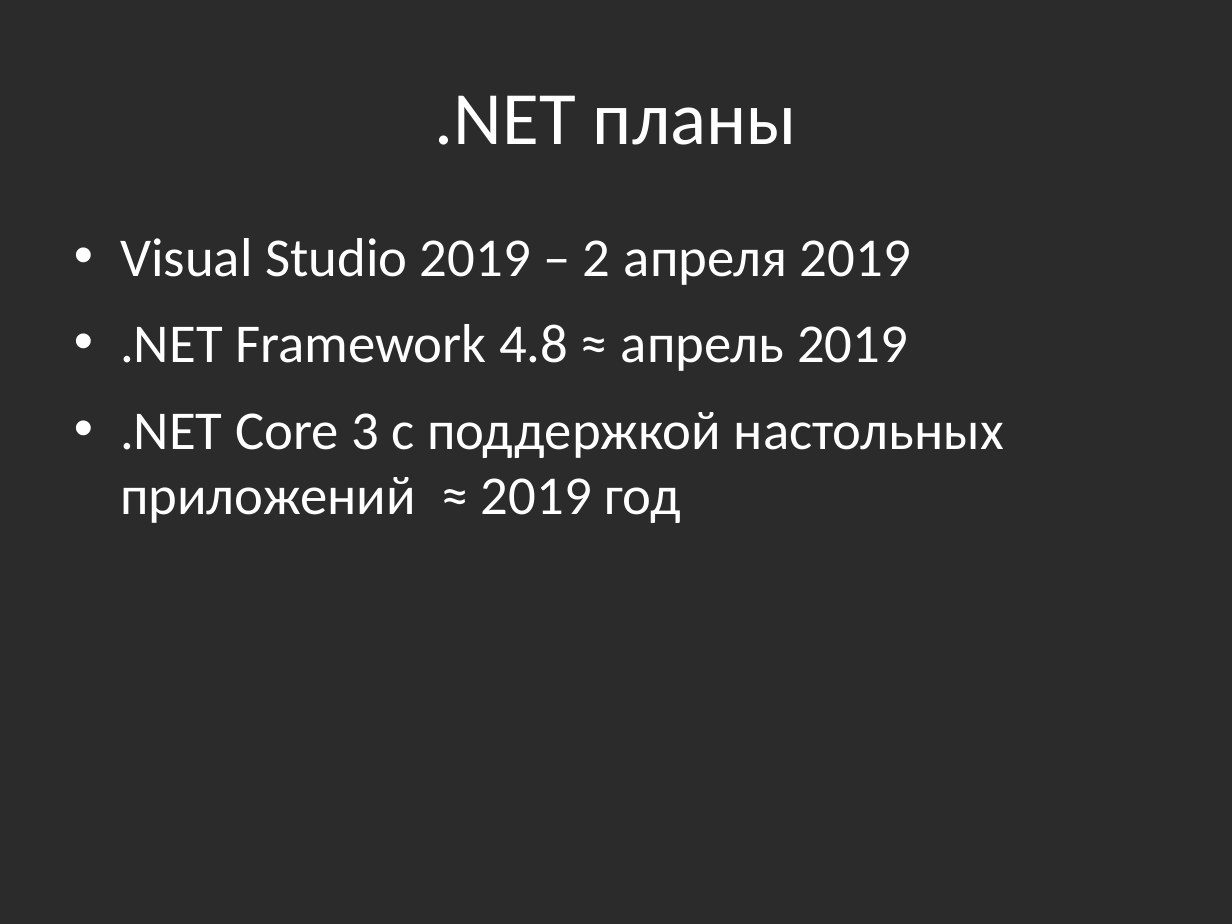
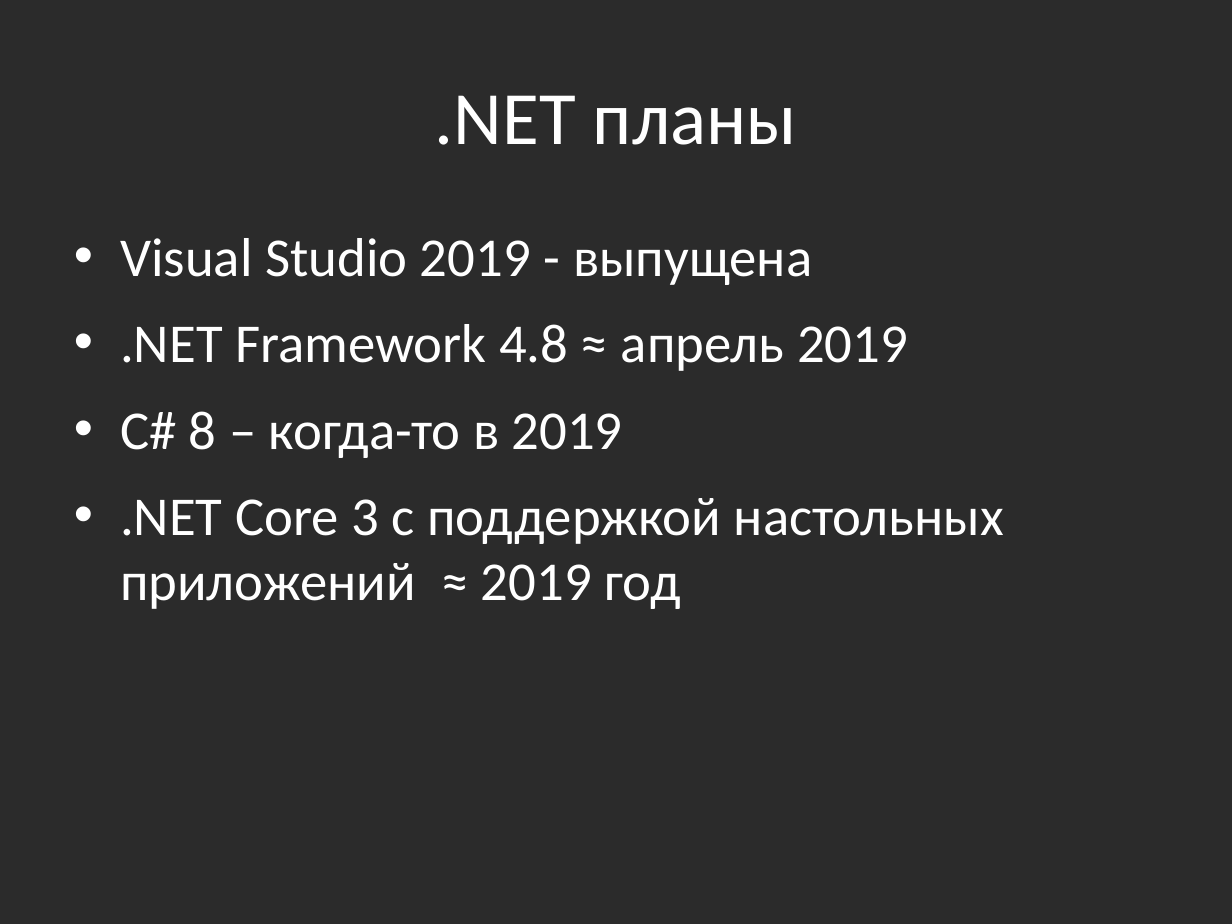
Before and after one commit to bazile/Training, a slide deck: slide 12 of Presentation/lesson-01.pptx (slide 11 before the commit). Drawn at 1232x924 pixels with LibreOffice and Linux fonts; fonts in the diff are those of the drawing; background and template pictures are left out; a plain dark background stands for a picture behind light text. Boxes give left, top, right and bottom in pixels: in the first picture for what was removed or moved away, otherwise in the second. Text is boxed around its words. In the diff, an @@ line names an element or a change of style, - is before the commit and + after.

```diff
--- a/Presentation/lesson-01.pptx
+++ b/Presentation/lesson-01.pptx
@@ text at box(120, 238, 812, 285): text changed @@
-• Visual Studio 2019 – 2 апреля 2019
+• Visual Studio 2019 - выпущена
@@ text at box(120, 411, 623, 458): paragraph added @@
+• C# 8 – когда-то в 2019
```
Also in this commit, not shown: 1 other slide changed, 1 slide added, 12 other files.
